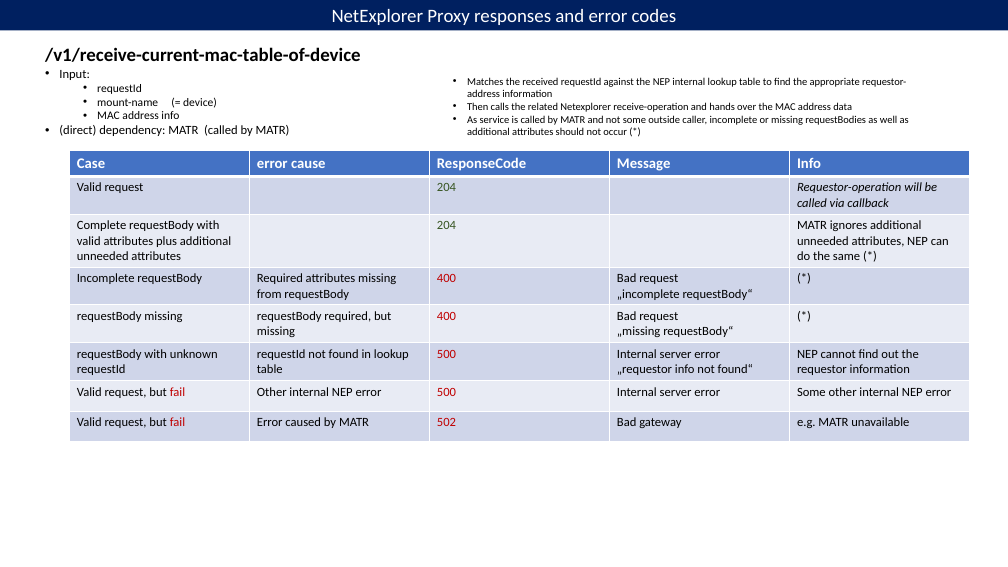
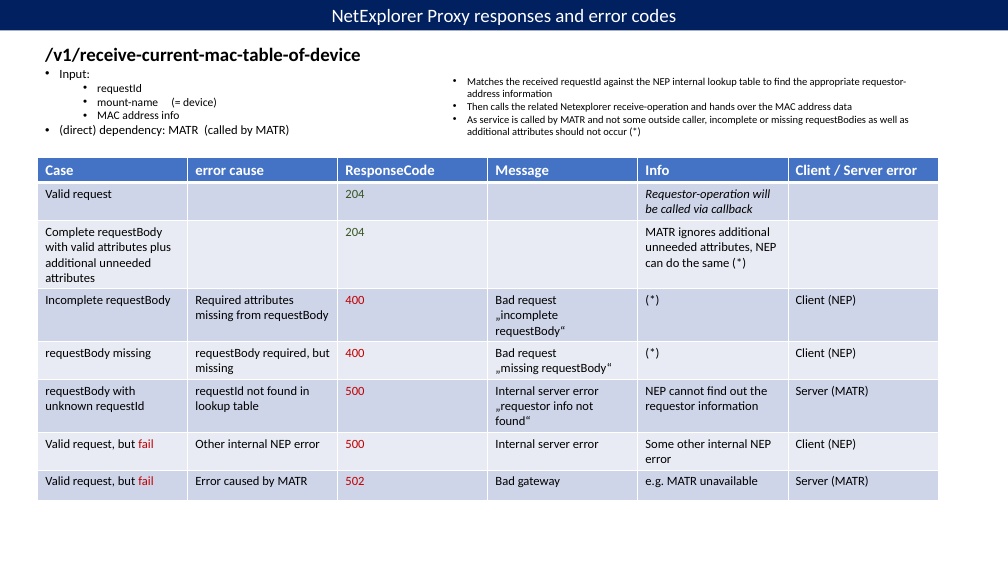
Before and after one commit to openBackhaul/NetExplorerProxy, a slide deck: slide 5 of spec/additionalDescription/sources/NEP ErrorCodes.pptx. Drawn at 1008x567 pixels with LibreOffice and Linux fonts; fonts in the diff are those of the drawing. Boxes give left, top, right and bottom in pixels: in the first picture for what was removed or moved away, otherwise in the second. Text is boxed around its words. In the diff, an @@ line names an element or a change of style, - is before the commit and + after.

```diff
--- a/spec/additionalDescription/sources/NEP ErrorCodes.pptx
+++ b/spec/additionalDescription/sources/NEP ErrorCodes.pptx
@@ table at bbox=[38, 157, 936, 501] @@
+column 6: Client / Server error |  |  | Client (NEP) | Client (NEP) | Server (MATR) | Client (NEP) | Server (MATR)
@@ table: place and size @@
-table at bbox=[70, 151, 969, 442]
+table at bbox=[38, 157, 936, 501]
```
Also in this commit, not shown: 4 other slides changed, 3 other files.
